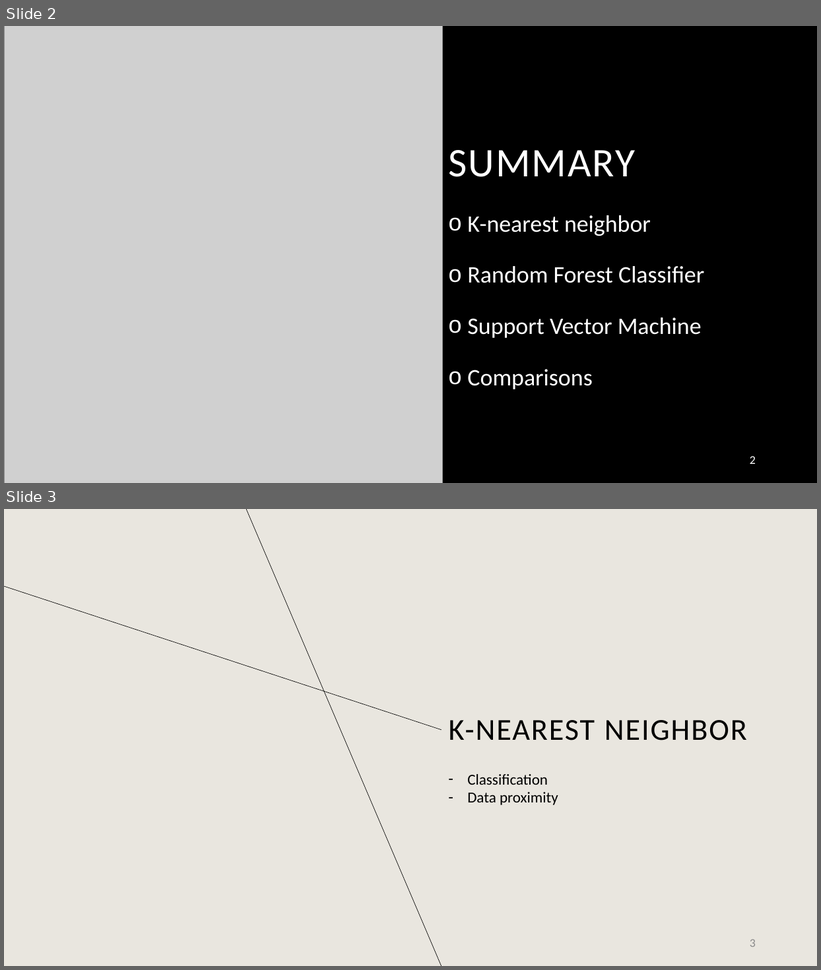
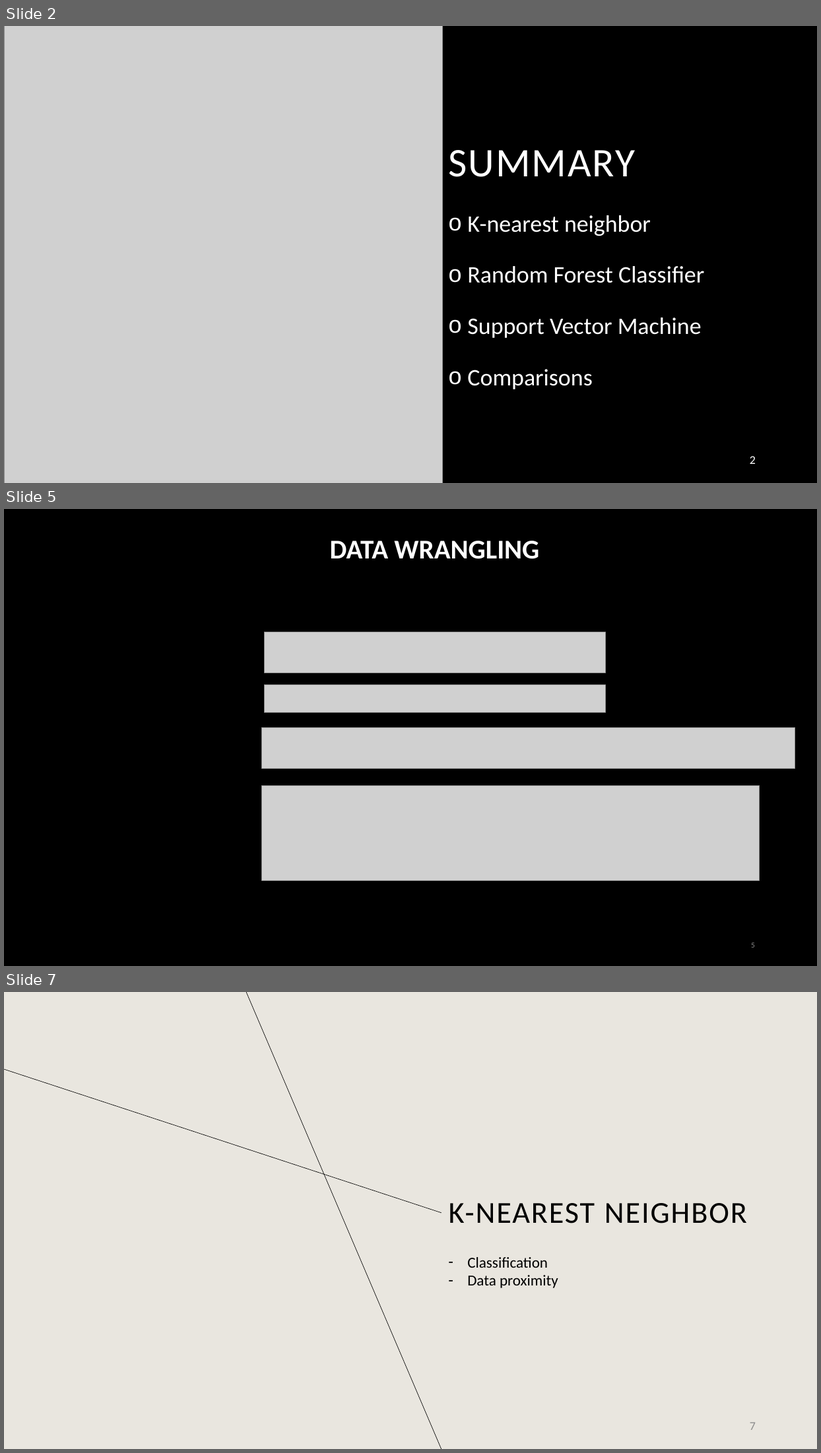
Before and after one commit to Hugo-Leyx-valade/projet-ML, a slide deck: Spotiflop_ML.pptx. Shown one above the other, each under a label of ours: slides 2 and 3 before the commit, slides 2, 5 and 7 after it; the slides between them are not shown. The pictures are 821x970 and 821x1453 pixels, drawn with LibreOffice and Linux fonts; fonts in the diff are those of the drawing; grey boxes stand for pictures; background and template pictures are left out. Boxes give left, top, right and bottom in pixels: in the first picture for what was removed or moved away, otherwise in the second. Text is boxed around its words. In the diff, an @@ line names an element or a change of style, - is before the commit and + after.

Commit message:
j'ai fais le data wrangling et pre prossessing

```diff
--- a/Spotiflop_ML.pptx
+++ b/Spotiflop_ML.pptx
@@ slide 5 added at [4,509,817,966], background #000000 @@
@@ text added at [330,541,539,559], 32 pt, text #FFFFFF, bold @@
+DATA WRANGLING
@@ picture added at [265,632,605,673] @@
@@ picture added at [265,685,605,713] @@
@@ picture added at [262,728,795,769] @@
@@ picture added at [262,786,760,881] @@
@@ page number added at [751,943,755,948], 9 pt, text #8C8C8C @@
+5
@@ what was slide 3 is now slide 7 @@
@@ page number at [750,1422,756,1430]: text changed @@
-3
+7
```
Also in this commit, not shown: 4 other slides added.
